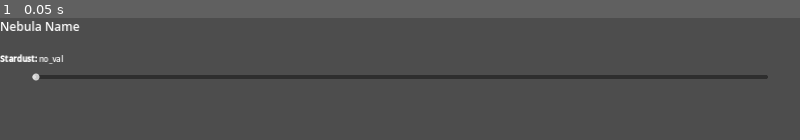
Above: before the commit, frame 1.
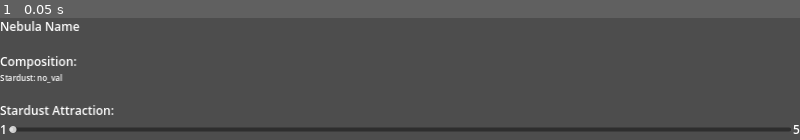
Above: after the commit, the same moment.

Repository: TheSiggs/Stardust
Game: Godot game, scene res://scenes/views/nebula/component/nebula/nebula.tscn
The game is run twice, just before and just after one commit, with the same random seed, the same clock (stepped at 60 frames per second) and the same inputs. This scene is started directly instead of the project's main scene.
Inputs:
- Up to frame 1 (0.05 s): no input

The runs differ from the first frame. In frame 1, 6.9% of the frame differs, in the area x 0-100%, y 29-96%.
Error in both runs: Invalid access to property or key 'given_name' on a base object of type 'Nil'. (res://scenes/views/nebula/component/nebula/compo_nebula.gd:28)

Commit message:
Update layout to look a bit nicer

Diff:
--- a/scenes/views/consciousness_core/consciousness_core_view.tscn
+++ b/scenes/views/consciousness_core/consciousness_core_view.tscn
@@ -43,9 +43,7 @@
 texture_filter = 4
 layout_mode = 2
 tooltip_text = "Consciousness Cores can be obtained by stardust
-
 Each new Consciousness Core requires more Stardust to be generated
-
 Consciousness Cores can be spent to be upgrades which affect the whole universe!"
 texture = ExtResource("2_s8673")
 expand_mode = 2
--- a/scenes/views/nebula/component/nebula/compo_nebula.gd
+++ b/scenes/views/nebula/component/nebula/compo_nebula.gd
@@ -28,7 +28,7 @@
 	label_name.text = nebula.given_name
 
 func update_label_composition() -> void:
-	var text = "[b]Stardust: [/b] %s" % nebula.stardust
+	var text = "Stardust: %s" % nebula.stardust
 	label_composition.text = text
 
 func update_slider() -> void:
--- a/scenes/views/nebula/component/nebula/nebula.tscn
+++ b/scenes/views/nebula/component/nebula/nebula.tscn
@@ -10,8 +10,8 @@
 theme_override_constants/separation = 16
 script = ExtResource("1_xxs2k")
 label_name = NodePath("NebulaName")
-label_composition = NodePath("Compisition")
-consumption_slider = NodePath("MarginContainer2/HSlider")
+label_composition = NodePath("MarginContainer2/VBoxContainer/MarginContainer/VBoxContainer/Compisition")
+consumption_slider = NodePath("MarginContainer2/VBoxContainer/Attraction Container/VBoxContainer/HBoxContainer/HSlider")
 
 [node name="NebulaName" type="Label" parent="."]
 layout_mode = 2
@@ -26,20 +26,61 @@
 [node name="HSeparator" type="HSeparator" parent="MarginContainer"]
 layout_mode = 2
 
-[node name="Compisition" type="RichTextLabel" parent="."]
+[node name="MarginContainer2" type="MarginContainer" parent="."]
+layout_mode = 2
+
+[node name="VBoxContainer" type="VBoxContainer" parent="MarginContainer2"]
+layout_mode = 2
+
+[node name="MarginContainer" type="MarginContainer" parent="MarginContainer2/VBoxContainer"]
+layout_mode = 2
+theme_override_constants/margin_bottom = 32
+
+[node name="VBoxContainer" type="VBoxContainer" parent="MarginContainer2/VBoxContainer/MarginContainer"]
+layout_mode = 2
+
+[node name="CompositionLabel" type="Label" parent="MarginContainer2/VBoxContainer/MarginContainer/VBoxContainer"]
+layout_mode = 2
+theme_type_variation = &"HeaderMedium"
+text = "Composition:"
+
+[node name="Compisition" type="RichTextLabel" parent="MarginContainer2/VBoxContainer/MarginContainer/VBoxContainer"]
 layout_mode = 2
 bbcode_enabled = true
-text = "[b]Stardust:[/b] no_val"
+text = "Stardust: no_val"
 fit_content = true
 
-[node name="MarginContainer2" type="MarginContainer" parent="."]
+[node name="Attraction Container" type="MarginContainer" parent="MarginContainer2/VBoxContainer"]
 layout_mode = 2
-theme_override_constants/margin_left = 64
-theme_override_constants/margin_right = 64
 
-[node name="HSlider" type="HSlider" parent="MarginContainer2"]
+[node name="VBoxContainer" type="VBoxContainer" parent="MarginContainer2/VBoxContainer/Attraction Container"]
 layout_mode = 2
+
+[node name="Label" type="Label" parent="MarginContainer2/VBoxContainer/Attraction Container/VBoxContainer"]
+layout_mode = 2
+theme_type_variation = &"HeaderMedium"
+text = "Stardust Attraction:"
+
+[node name="HBoxContainer" type="HBoxContainer" parent="MarginContainer2/VBoxContainer/Attraction Container/VBoxContainer"]
+layout_mode = 2
+
+[node name="Min" type="Label" parent="MarginContainer2/VBoxContainer/Attraction Container/VBoxContainer/HBoxContainer"]
+layout_mode = 2
+theme_type_variation = &"HeaderMedium"
+text = "1"
+
+[node name="HSlider" type="HSlider" parent="MarginContainer2/VBoxContainer/Attraction Container/VBoxContainer/HBoxContainer"]
+layout_mode = 2
+size_flags_horizontal = 3
+size_flags_vertical = 4
+min_value = 1.0
 max_value = 5.0
+value = 1.0
 scrollable = false
 
-[connection signal="value_changed" from="MarginContainer2/HSlider" to="." method="_on_h_slider_value_changed"]
+[node name="Max" type="Label" parent="MarginContainer2/VBoxContainer/Attraction Container/VBoxContainer/HBoxContainer"]
+layout_mode = 2
+theme_type_variation = &"HeaderMedium"
+text = "5"
+
+[connection signal="value_changed" from="MarginContainer2/VBoxContainer/Attraction Container/VBoxContainer/HBoxContainer/HSlider" to="." method="_on_h_slider_value_changed"]
--- a/scripts/abstracts/nebula.gd
+++ b/scripts/abstracts/nebula.gd
@@ -9,7 +9,7 @@
 ## Amount of stardust inside nebula
 var stardust : int = 0
 ## How much the nebula will consume per second
-var stardust_consumes : int = 0
+var stardust_consumes : int = 1
 ## Index of the nebula data
 var data_index : int = -1
 
--- a/scripts/handlers/handler_nebula.gd
+++ b/scripts/handlers/handler_nebula.gd
@@ -25,6 +25,9 @@
 
 ## List of Nebula
 var nebula : Array[Nebula] = []
+
+## Maximum amount of nebulas which can exist
+var max_nebula_count : int = 1
 
 ## load nebula
 func _ready() -> void:
@@ -54,7 +57,10 @@
 
 
 ## Create a new nebula and add it to the list
-func create_nebula() -> void:
+func create_nebula() -> Error:
+	if nebula.size() >= max_nebula_count:
+		return Error.FAILED
+
 	var new_nebula : Nebula = Nebula.new()
 	new_nebula.data_index = nebula.size()
 
@@ -68,6 +74,7 @@
 	Game.ref.data.nebula.append(data_nebula)
 
 	nebula_created.emit()
+	return Error.OK
 
 
 ## Updates the stardust consumption value of a single Nebula
